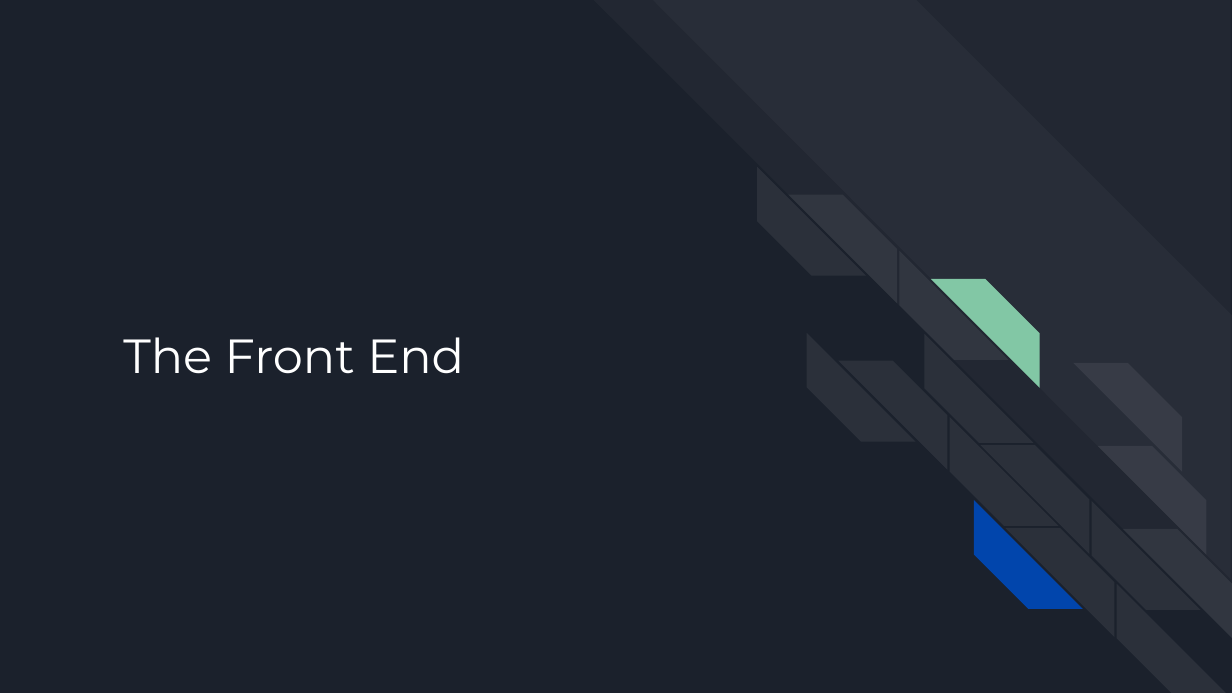
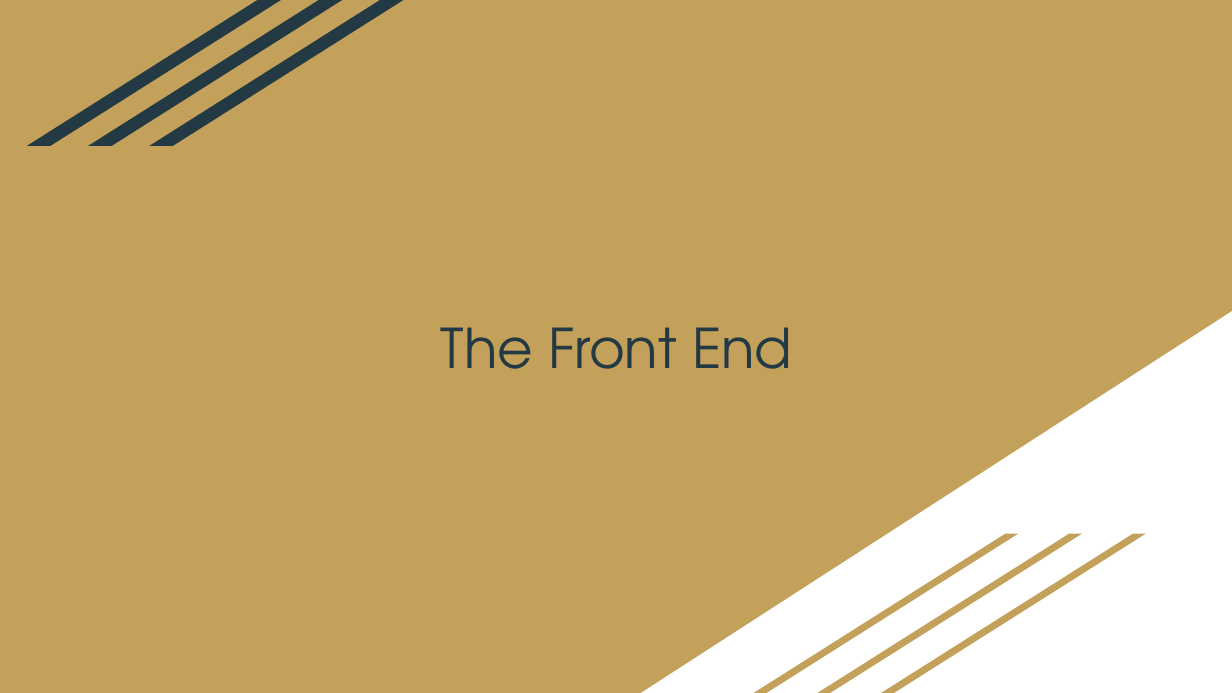
Before and after one commit to DustinWZook/Atlas-Itinerary, a slide deck: slide 2 of Documents/Project Design/Project Design.pptx. Drawn at 1232x693 pixels with LibreOffice and Linux fonts; fonts in the diff are those of the drawing. Boxes give left, top, right and bottom in pixels: in the first picture for what was removed or moved away, otherwise in the second. Text is boxed around its words. In the diff, an @@ line names an element or a change of style, - is before the commit and + after.

```diff
--- a/Documents/Project Design/Project Design.pptx
+++ b/Documents/Project Design/Project Design.pptx
@@ background #1B212C to #C4A15A @@
@@ parallelogram added at (27, 0, 281, 145), fill #233A44 @@
@@ parallelogram added at (87, 0, 341, 145), fill #233A44 @@
@@ parallelogram added at (149, 0, 403, 145), fill #233A44 @@
@@ title "The Front End": place and size @@
-title "The Front End" at (123, 337, 464, 374)
+title "The Front End" at (441, 327, 792, 369)
@@ title "The Front End" at (441, 327, 792, 369): size 28 to 32 pt, font Montserrat to TeX Gyre Adventor, text colour #FFFFFF to #233A44; alignment left to centre @@
@@ right triangle added at (641, 312, 1232, 693), fill #FFFFFF @@
@@ parallelogram added at (754, 533, 1019, 692), fill #C4A15A @@
@@ parallelogram added at (818, 533, 1083, 692), fill #C4A15A @@
@@ parallelogram added at (881, 533, 1146, 692), fill #C4A15A @@
@@ group removed at (594, 0, 1232, 692): 18 diag stripes @@
```
Also in this commit, not shown: 8 other slides changed, 1 slide added, 1 slide removed.
